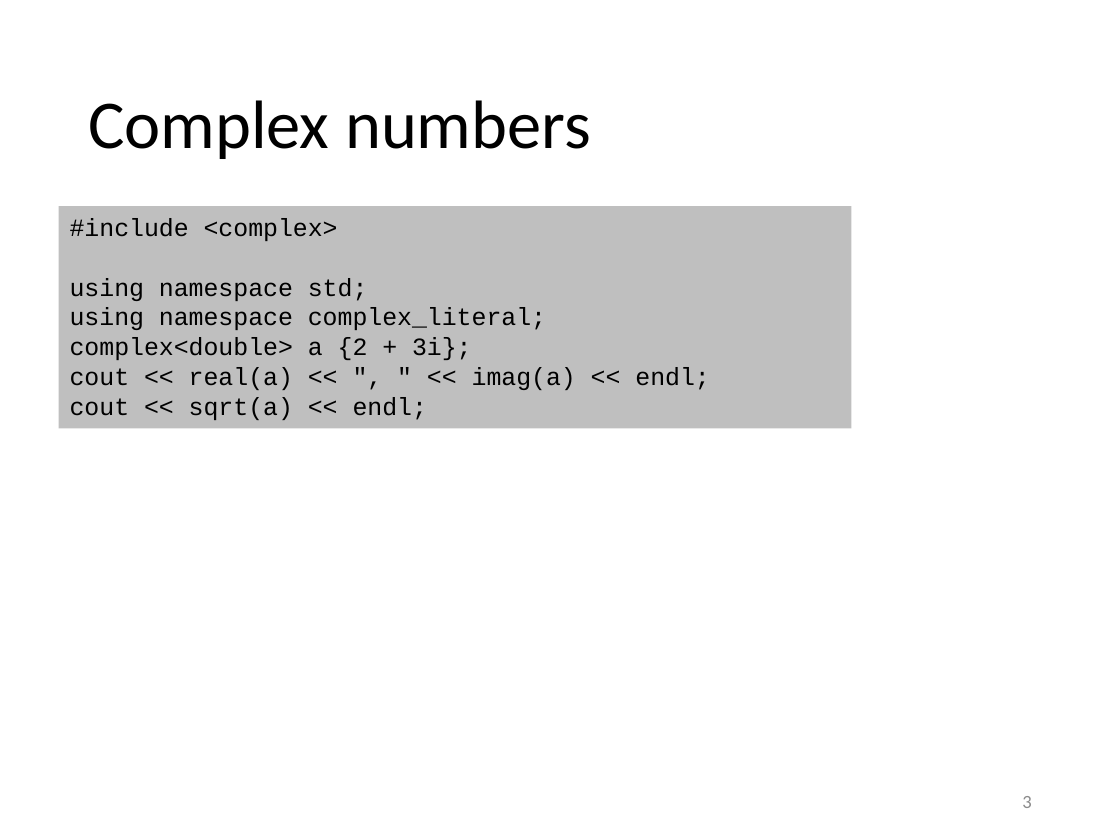
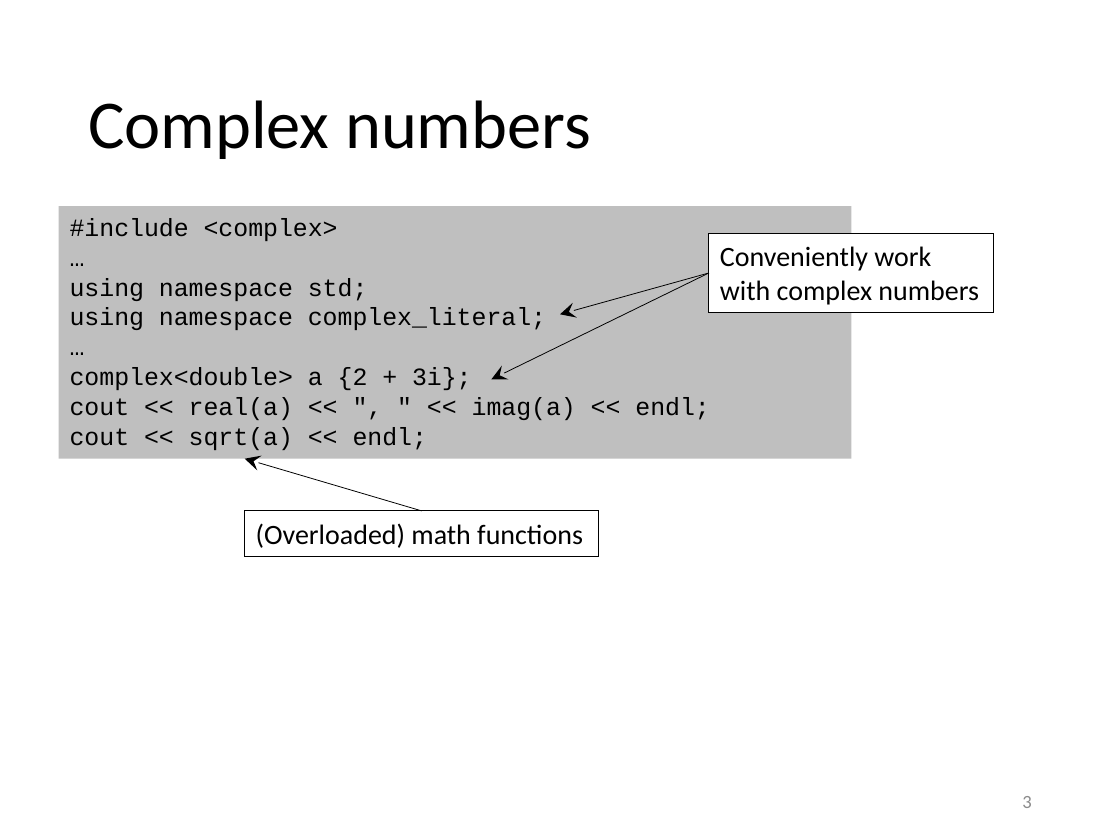
Before and after one commit to gjbex/training-material, a slide deck: slide 3 of CPlusPlus/12_essential_cpp_numerics.pptx. Drawn at 1120x840 pixels with LibreOffice and Linux fonts; fonts in the diff are those of the drawing. Boxes give left, top, right and bottom in pixels: in the first picture for what was removed or moved away, otherwise in the second. Text is boxed around its words. In the diff, an @@ line names an element or a change of style, - is before the commit and + after.

Commit message:
Added remarks to slide on complex numbers

```diff
--- a/CPlusPlus/12_essential_cpp_numerics.pptx
+++ b/CPlusPlus/12_essential_cpp_numerics.pptx
@@ text in rectangle at [58, 206, 851, 459]: paragraph added @@
+…
@@ text in rectangle at [58, 206, 851, 459]: paragraph added @@
+…
@@ rectangle "#include <complex>": place and size @@
-rectangle "#include <complex>" at [58, 206, 851, 429]
+rectangle "#include <complex>" at [58, 206, 851, 459]
@@ rectangle added at [709, 233, 993, 312], fill #FFFFFF, outline #000000 0.75 pt, 18 pt, text #000000 @@
+Conveniently work
+with complex numbers
@@ arrow added from (709, 273) to (492, 380), #000000 0.5 pt @@
@@ arrow added from (709, 273) to (560, 315), #000000 0.5 pt @@
@@ arrow added from (422, 511) to (244, 459), #000000 0.5 pt @@
@@ rectangle added at [244, 511, 598, 556], fill #FFFFFF, outline #000000 0.75 pt, 18 pt, text #000000 @@
+(Overloaded) math functions
```
